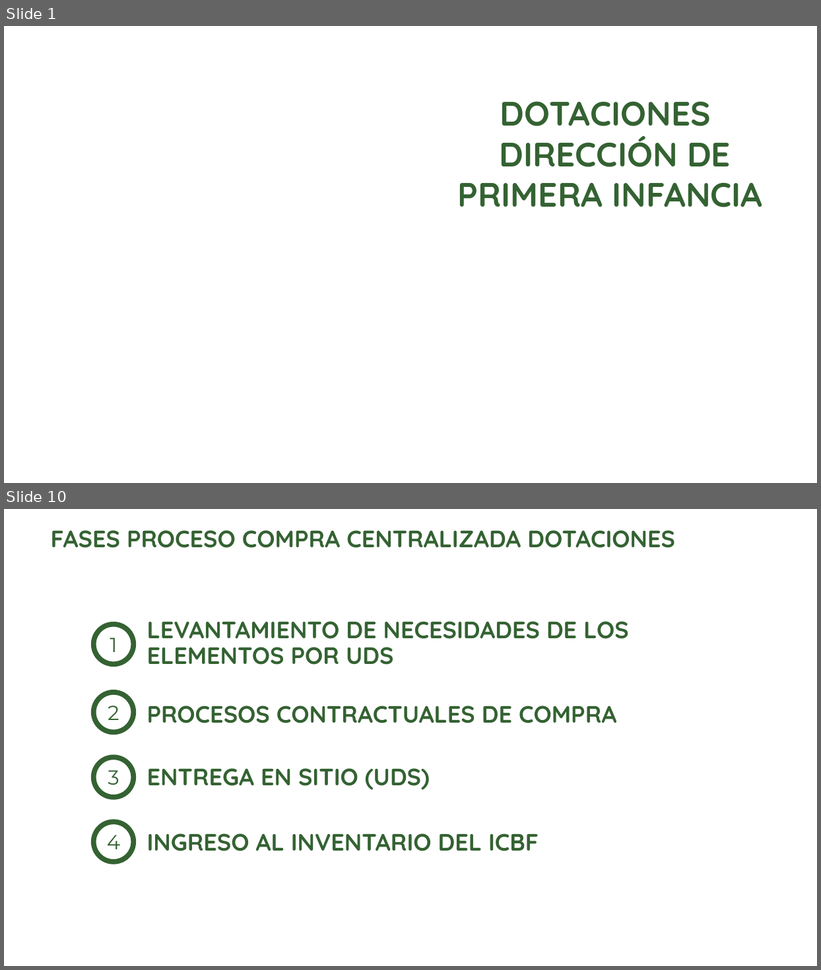
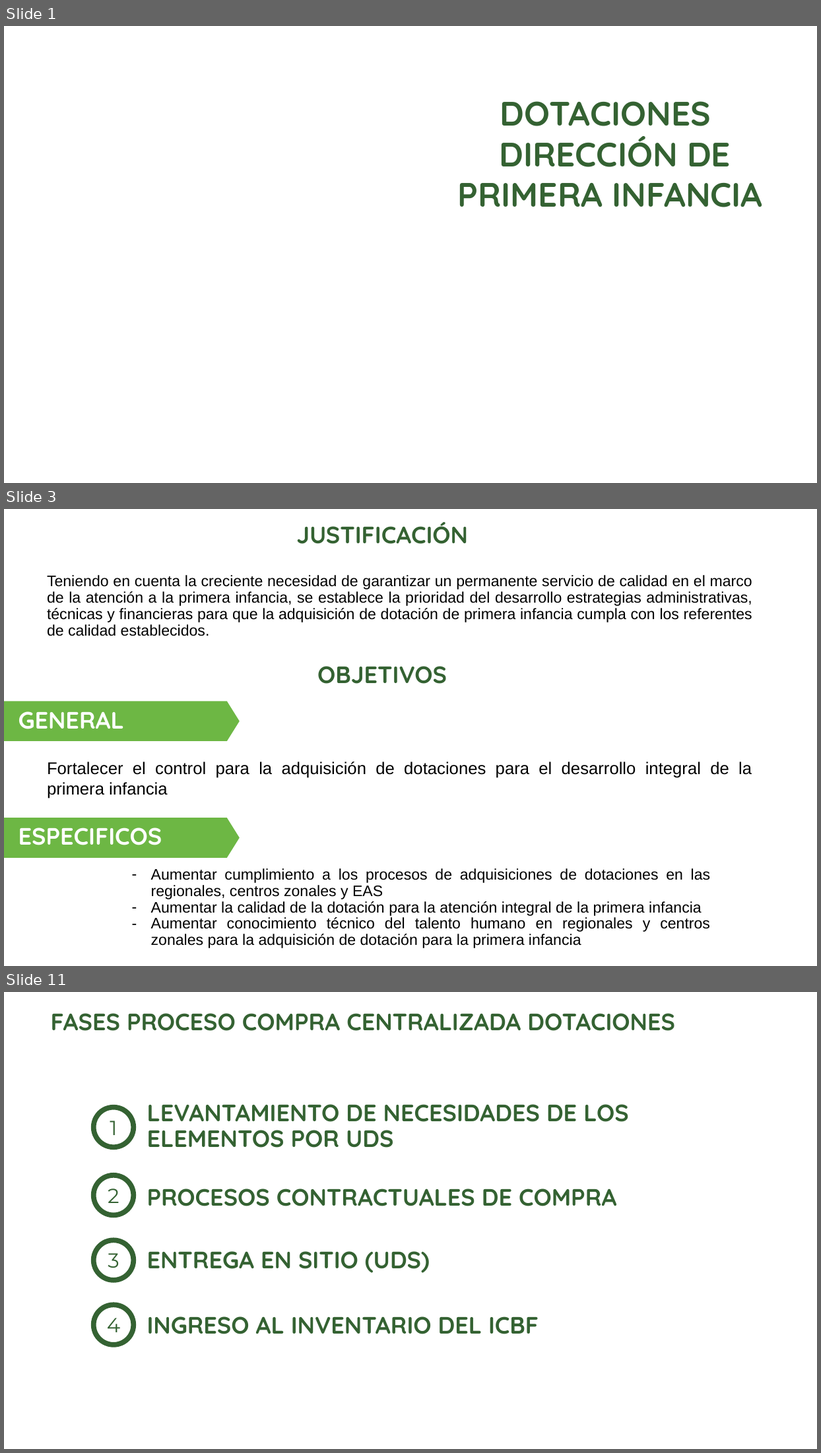
Before and after one commit to paulaO/Dotaciones2019, a slide deck: 5.GestionDotaciones/CompraControlada/ReunionCompraCentralizada_2018/PRESENTACION CENTRALIZACION DOTACIONES 070319.pptx. Shown one above the other, each under a label of ours: slides 1 and 10 before the commit, slides 1, 3 and 11 after it; the slides between them are not shown. The pictures are 821x970 and 821x1453 pixels, drawn with LibreOffice and Linux fonts; fonts in the diff are those of the drawing; background and template pictures are left out. Boxes give left, top, right and bottom in pixels: in the first picture for what was removed or moved away, otherwise in the second. Text is boxed around its words. In the diff, an @@ line names an element or a change of style, - is before the commit and + after.

```diff
--- a/5.GestionDotaciones/CompraControlada/ReunionCompraCentralizada_2018/PRESENTACION CENTRALIZACION DOTACIONES 070319.pptx
+++ b/5.GestionDotaciones/CompraControlada/ReunionCompraCentralizada_2018/PRESENTACION CENTRALIZACION DOTACIONES 070319.pptx
@@ slide 3 added at [4,509,817,966], background picture (left out) @@
@@ text added at [296,522,468,544], 28 pt, text #346232, bold @@
+JUSTIFICACIÓN
@@ text added at [47,575,752,636], 18 pt, text #000000 @@
+Teniendo en cuenta la creciente necesidad de garantizar un permanente servicio de calidad en el marco de la atención a la primera infancia, se establece la prioridad del desarrollo estrategias administrativas, técnicas y financieras para que la adquisición de dotación de primera infancia cumpla con los referentes de calidad establecidos.
@@ text added at [318,666,447,684], 28 pt, text #346232, bold @@
+OBJETIVOS
@@ pentagon arrow added at [4,701,240,741], fill #6DB744 @@
@@ text added at [19,712,124,729], 28 pt, text #FFFFFF, bold @@
+GENERAL
@@ text added at [47,762,752,799], 20 pt, text #000000 @@
+Fortalecer el control para la adquisición de dotaciones para el desarrollo integral de la primera infancia
@@ pentagon arrow added at [4,819,240,859], fill #6DB744 @@
@@ text added at [19,828,162,846], 28 pt, text #FFFFFF, bold @@
+ESPECIFICOS
@@ text added at [151,869,711,949], 18 pt, text #000000 @@
+– Aumentar cumplimiento a los procesos de adquisiciones de dotaciones en las regionales, centros zonales y EAS
+– Aumentar la calidad de la dotación para la atención integral de la primera infancia
+– Aumentar conocimiento técnico del talento humano en regionales y centros zonales para la adquisición de dotación para la primera infancia
@@ what was slide 10 is now slide 11 @@
```
Also in this commit, not shown: 2 slides changed, 6 other slides added, 6 slides removed, 11 other files.
